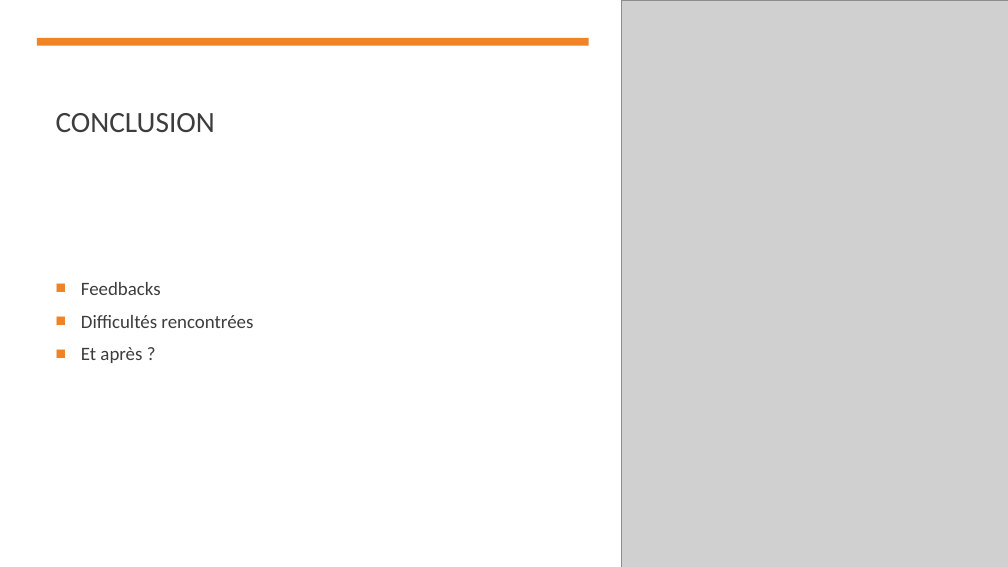
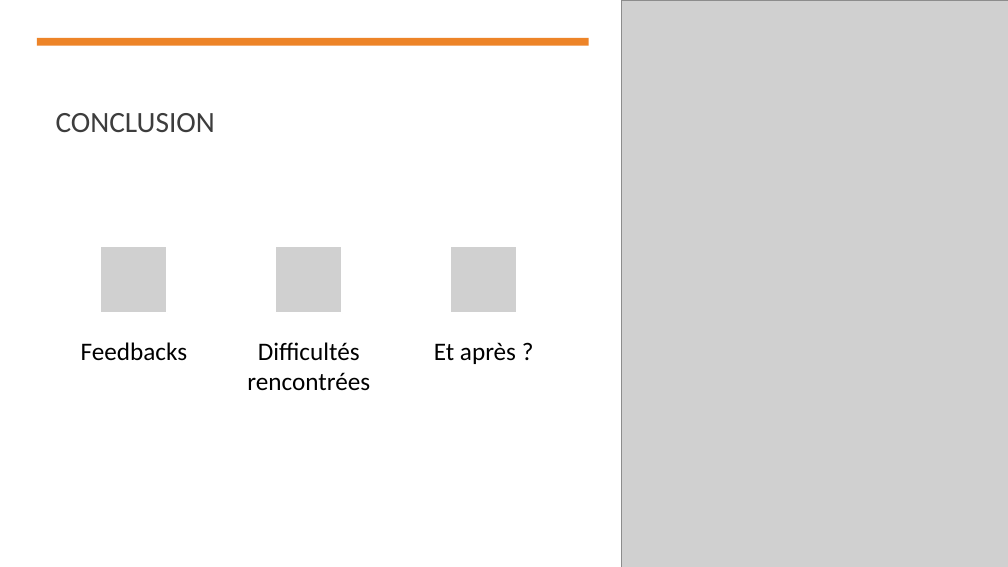
Before and after one commit to MickaeliOS/OpenClassrooms-P9-LeBaluchon, a slide deck: slide 11 of Soutenance/Horn_Mickael_presentation_4_102022.pptx. Drawn at 1008x567 pixels with LibreOffice and Linux fonts; fonts in the diff are those of the drawing; grey boxes stand for pictures. Boxes give left, top, right and bottom in pixels: in the first picture for what was removed or moved away, otherwise in the second. Text is boxed around its words. In the diff, an @@ line names an element or a change of style, - is before the commit and + after.

```diff
--- a/Soutenance/Horn_Mickael_presentation_4_102022.pptx
+++ b/Soutenance/Horn_Mickael_presentation_4_102022.pptx
@@ text removed at [81, 282, 253, 363] @@
-■ Feedbacks
-■ Difficultés rencontrées
-■ Et après ?
@@ group added at [81, 247, 518, 390]: 3 pictures, 3 texts @@
+Feedbacks
+Difficultés rencontrées
+Et après ?
```
Also in this commit, not shown: 1 other slide changed, 4 other files.
